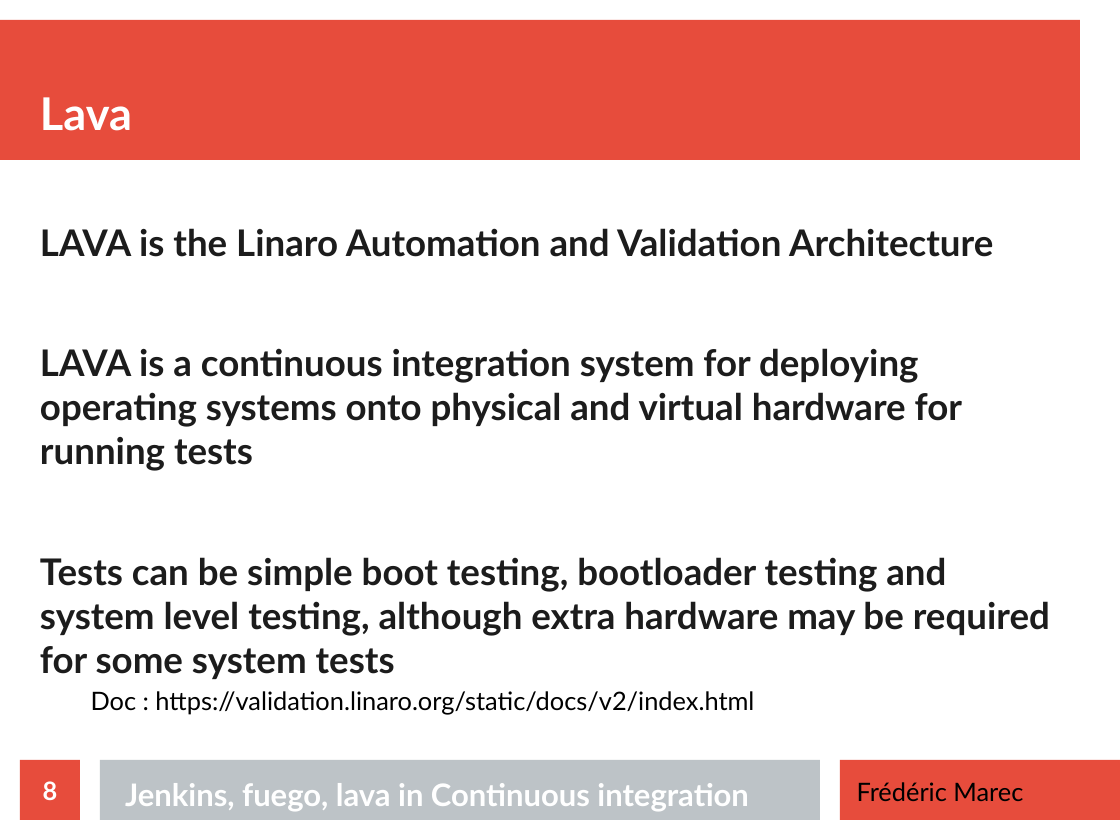
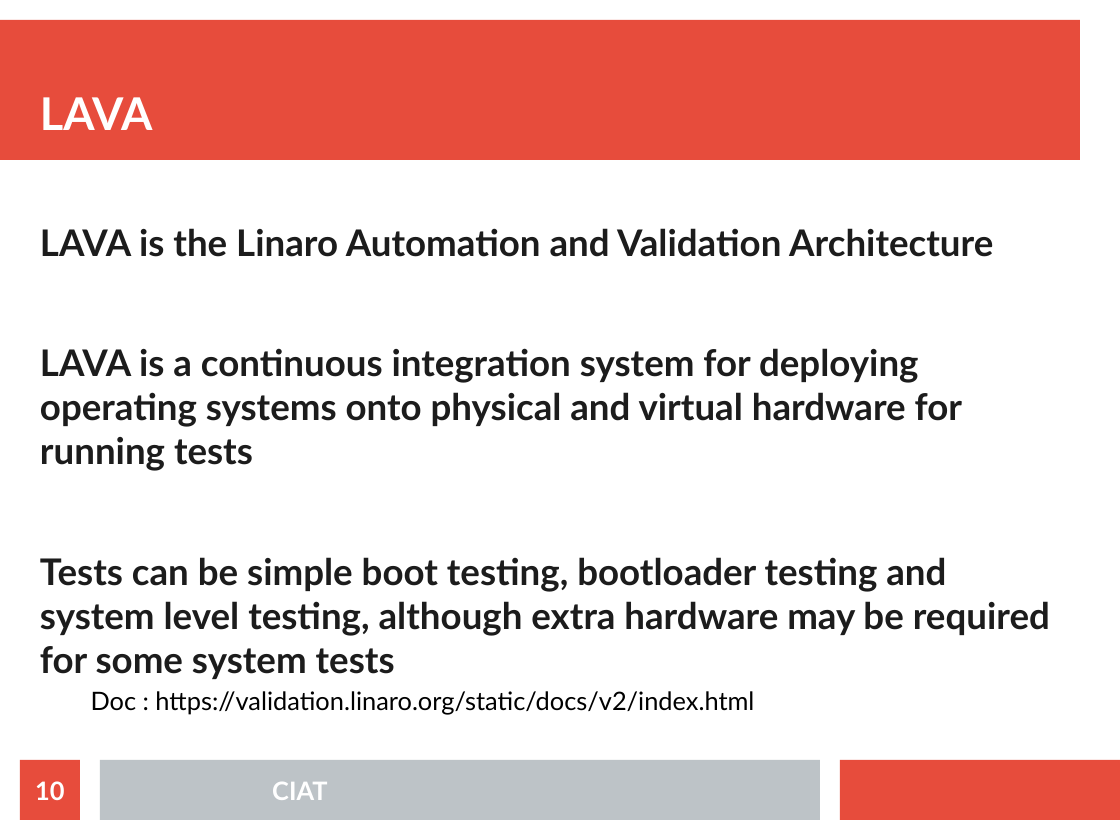
Before and after one commit to DDTLK/review, a slide deck: slide 10 of CI-presentation.odp (slide 8 before the commit). Drawn at 1120x840 pixels with LibreOffice and Linux fonts; fonts in the diff are those of the drawing. Boxes give left, top, right and bottom in pixels: in the first picture for what was removed or moved away, otherwise in the second. Text is boxed around its words. In the diff, an @@ line names an element or a change of style, - is before the commit and + after.

```diff
--- a/CI-presentation.odp
+++ b/CI-presentation.odp
@@ title at (40,97,152,130): text changed @@
-Lava
+LAVA
@@ page number at (35,781,64,800): text changed @@
-8
+10
@@ title removed at (125,783,748,811) @@
-Jenkins, fuego, lava in Continuous integration
@@ text added at (272,782,327,800), 18 pt, text #FFFFFF, bold @@
+CIAT
@@ text removed at (857,782,1023,801) @@
-Frédéric Marec
```
Also in this commit, not shown: 8 other slides changed, 4 slides added, 1 slide removed, 1 other file.
